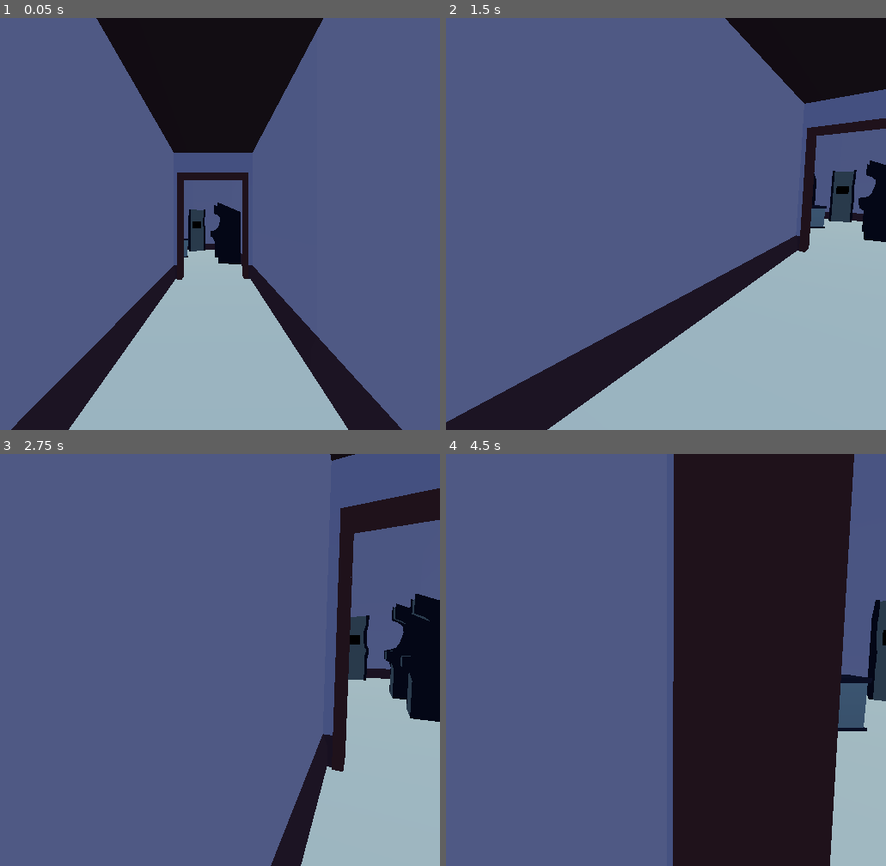
Above: before the commit, frames 1-4 (two rows, left to right).
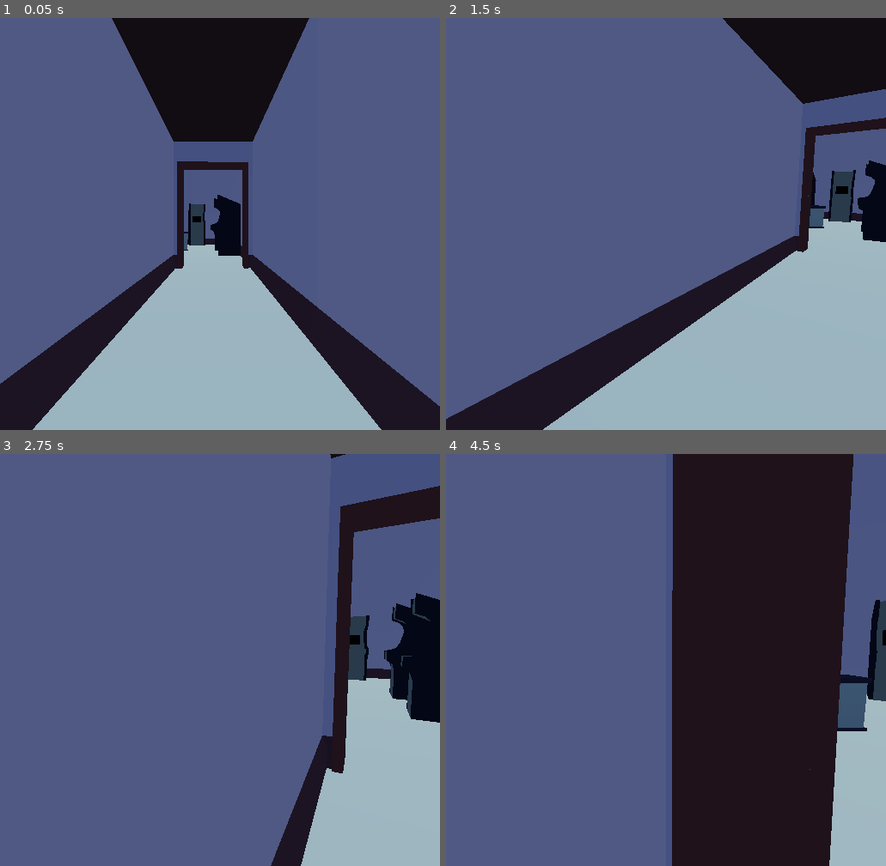
Above: after the commit, the same moments.

Repository: JCoMcL/pj10
Game: Godot game, scene res://arcade/Arcade.tscn
Same seed, same stepped clock (60 frames per second), same inputs: the game is played once before the commit and once after it. This scene is started directly instead of the project's main scene.
Inputs (mouse positions are in pixels of both pictures, inside the frame that each line leads up to):
- Up to frame 1 (0.05 s): no input
- Up to frame 2 (1.5 s): tap Enter (ui_accept) at 0.5, 0.77, 1.25 s; move the mouse to (762, 203) at 0.52 s; hold D (right) 0.53-1.28 s; hold Backspace (bomb) 0.53-1.28 s; click (762, 203) at 0.67 s; move the mouse to (644, 224) at 1.27 s; hold Up (ui_up) from 1.28 s (still down); tap Backspace (bomb) at 1.35 s
- Up to frame 3 (2.75 s): keep holding Up (ui_up); tap Enter (ui_accept) at 1.52 s; move the mouse to (228, 651) at 2.02 s; hold K (commit_self_die) from 2.03 s (still down); tap Backspace (bomb) at 2.3 s
- Up to frame 4 (4.5 s): keep holding Up (ui_up); move the mouse to (661, 668) at 2.77 s; release K (commit_self_die) at 2.78 s; tap Space (fire) at 2.85 s; click (661, 668) at 2.92 s; tap Enter (ui_accept) at 3.02, 3.77, 4.25 s; tap Backspace (bomb) at 3.05, 4.35 s; move the mouse to (696, 664) at 3.52 s; hold Backspace (bomb) 3.53-4.28 s; click (696, 664) at 3.6 s; move the mouse to (630, 655) at 4.27 s

The runs differ from the first frame. In frame 1, 14% of the frame differs, in the area x 0-100%, y 0-100%; in frame 2, 1.1%; in frame 3, 0.4%; in frame 4, 0.4%.

Commit message:
add some more vfx, fix some bugs

Diff:
--- a/project.godot
+++ b/project.godot
@@ -21,6 +21,7 @@
 Direction="*res://tools/direction.gd"
 GlobalSFXPlayer="*res://audio/sound_effects.gd"
 Fuckit="*res://tools/fuckit_bucket.gd"
+Vfx="*res://vfx/vfx.gd"
 
 [debug]
 
@@ -121,6 +122,7 @@
 
 [physics]
 
+common/physics_ticks_per_second=20
 common/physics_interpolation=true
 
 [rendering]
--- a/tools/cumer.gd
+++ b/tools/cumer.gd
@@ -14,13 +14,16 @@
 	t = 1.0/rate
 	f = callback
 
+func reset():
+	accum = 0
+
 func add(delta: float):
 	accum += delta
 	while accum > t:
 		accum -= t
 		f.call()
 
-func cycles_accumulated():
+func cycles_accumulated() -> int:
 	var _i = i
 	i = 0
 	return _i
--- a/units/players/lumi.gd
+++ b/units/players/lumi.gd
@@ -28,5 +28,4 @@
 func _process(delta):
 	super(delta)
 	if bomb_active_time() < 0.1:
-		print("shooting inhibited")
 		shoota.autoshoot = false
--- a/units/unit.gd
+++ b/units/unit.gd
@@ -61,6 +61,9 @@
 
 signal hit
 func _hit(damage: int = 1) -> int:
+	if not alive:
+		print("Warning: hit after death")
+		return 0
 	current_health -= damage
 	hit.emit()
 	if current_health <= 0:
--- a/units/weapons/beam.gd
+++ b/units/weapons/beam.gd
@@ -1,11 +1,11 @@
 extends Unit
 
 @export var max_range = 1000
-@export_range(0.001, 20, 0.1, "suffix:Hz") var hitrate = 1.0 #NOTE: limited by physics tick rate
+@export_range(0.001, 20, 0.1, "suffix:Hz") var hitrate = 1.0
 
 var line: Line2D
 var pq: PhysicsRayQueryParameters2D
-var timer: SceneTreeTimer
+var contact_effect: VFXSprite
 func _ready():
 	super()
 	pq = PhysicsRayQueryParameters2D.new()
@@ -15,6 +15,19 @@
 	line.add_point(Vector2.ZERO)
 	line.add_point(Vector2.ZERO)
 
+func wakeup():
+	super()
+	if not contact_effect:
+		contact_effect = Vfx.play_looping("scorch", self)
+		contact_effect.flip_v = true
+
+func _expire():
+	if contact_effect:
+		contact_effect.stop()
+		contact_effect = null
+	super()
+
+@onready var damage_cumer: Cumer = Cumer.new(hitrate)
 func _physics_process(delta: float) -> void:
 	super(delta)
 	pq.from = global_position
@@ -24,10 +37,15 @@
 	var result = get_world_2d().direct_space_state.intersect_ray(pq)
 	if result:
 		endpoint = result.position - global_position
-		if not (timer and timer.time_left):
+		damage_cumer.add(delta)
+		for i in range(damage_cumer.cycles_accumulated()):
 			handle_collision(result.collider)
-			timer = get_tree().create_timer(1.0/hitrate)
+	else:
+		damage_cumer.reset()
+
+			#await Vfx.play("pop", self, line.get_point_position(1))
 	line.set_point_position(1, endpoint / global_scale)
+	contact_effect.global_position = global_position + (line.get_point_position(1) * global_scale)
 
 func _get_configuration_warnings():
 	var out = super()
--- a/units/weapons/bullet.gd
+++ b/units/weapons/bullet.gd
@@ -3,10 +3,13 @@
 
 @export var payload: PackedScene
 @export var hit_sfx = "pip"
+@export var hit_vfx = "snap"
 
 func _expire():
 	if hit_sfx:
 		play_sfx(hit_sfx)
+	if hit_vfx:
+		Vfx.play(hit_vfx, self)
 	if not alive:
 		return
 	if payload_instance:
--- a/vfx/v_effect.gd
+++ b/vfx/v_effect.gd
@@ -1,12 +1,30 @@
 extends EffectSprite2D
 class_name VFXSprite
 
+var playing = false
+
 signal expire
 func _expire():
+	playing = false
 	expire.emit()
 
-func play(start_frame:int, end_frame:int, rate:float):
-	for i in range(end_frame - start_frame + 1):
-		frame = start_frame + i
-		await Utils.delay(1.0/rate)
+func stop():
+	playing = false
+
+func play(s: VFX.Subframes, loops:int = 1):
+	assert(not playing)
+	playing = true
+	while playing:
+		for i in range(s.end - s.start + 1):
+			frame = s.start + i
+			await Utils.delay(1.0/s.rate)
+			if not playing:
+				break
+		loops -= 1
+		if not playing:
+			break
+		playing = loops != 0 #therefore negative numbers loop infinitely
 	_expire()
+
+func _ready():
+	hframes = texture.get_size().x / texture.get_size().y
--- a/vfx/v_effect.tscn
+++ b/vfx/v_effect.tscn
@@ -5,6 +5,5 @@
 
 [node name="VEffect" type="Sprite2D"]
 texture = ExtResource("1_kb015")
-hframes = 7
 script = ExtResource("2_kb015")
 metadata/_custom_type_script = "uid://dfdmh2caox5my"
--- a/vfx/vfx.gd
+++ b/vfx/vfx.gd
@@ -2,23 +2,60 @@
 class_name VFX
 
 func acquire(at:Node2D, offset: Vector2=Vector2.ZERO) -> VFXSprite:
-	var vs: VFXSprite = await pool.next(at)
+	var vs: VFXSprite = pool.next(at)
 	assert(vs)
 	assert(at and is_instance_valid(at))
 	Game.add_to_playfield(vs, at)
 	vs.position += offset
-	vs.reset_physics_interpolation()
+	#vs.reset_physics_interpolation()
 	return vs
 
-func pop(at:Node2D, offset: Vector2=Vector2.ZERO) -> VFXSprite:
-	var vs:VFXSprite = await acquire(at, offset)
-	vs.play(effects.pop[0], effects.pop[1], 20)
+func get_animation(id: StringName) -> Subframes:
+	var anim = effects[id]
+	if anim is Array:
+		anim = anim.pick_random()
+	return anim
+
+func play(id: StringName, at:Node2D, offset: Vector2=Vector2.ZERO) -> VFXSprite:
+	var vs:VFXSprite = acquire(at, offset)
+	vs.play(get_animation(id))
 	return vs
+
+func play_looping(id: StringName, at:Node2D, offset: Vector2=Vector2.ZERO) -> VFXSprite:
+	var vs:VFXSprite = acquire(at, offset)
+	vs.play(get_animation(id), -1)
+	return vs
+
+class Subframes:
+	var start: int
+	var end: int
+	var rate: int
+	func _init(start, end, rate=20):
+		self.start = start
+		self.end = end
+		self.rate = rate
 
 var json = preload("res://vfx/vfx.json")
 var effects: Dictionary
 var pool: Pool
 func _ready():
 	pool=Pool.new(preload("res://vfx/v_effect.tscn"), 16)
+
+	var r = RegEx.new()
+	r.compile("[^0-9]+")
 	for tag in json.data.meta.frameTags:
-		effects[tag.name] = [int(tag.from), int(tag.to)]
+		var k = r.search(tag.name).get_string()
+		var v = Subframes.new(
+			int(tag.from),
+			int(tag.to),
+			tag.data if tag.has("data") else 20
+		)
+		if k != tag.name: # contains numbers and is therefore part of a group
+			if effects.has(k):
+				assert(effects[k] is Array)
+				effects[k].append(v)
+			else:
+				effects[k] = [v]
+		else:
+			effects[tag.name] = v
+	print("Compiled vfx table:\n%s" % effects)
--- a/vfx/vfx.json
+++ b/vfx/vfx.json
@@ -1,5 +1,5 @@
 { "frames": {
-   "pulse_0": {
+   "vfx 0.aseprite": {
 	"frame": { "x": 0, "y": 0, "w": 16, "h": 16 },
 	"rotated": false,
 	"trimmed": false,
@@ -7,7 +7,7 @@
 	"sourceSize": { "w": 16, "h": 16 },
 	"duration": 100
    },
-   "pulse_1": {
+   "vfx 1.aseprite": {
 	"frame": { "x": 16, "y": 0, "w": 16, "h": 16 },
 	"rotated": false,
 	"trimmed": false,
@@ -15,7 +15,7 @@
 	"sourceSize": { "w": 16, "h": 16 },
 	"duration": 100
    },
-   "pulse_2": {
+   "vfx 2.aseprite": {
 	"frame": { "x": 32, "y": 0, "w": 16, "h": 16 },
 	"rotated": false,
 	"trimmed": false,
@@ -23,7 +23,7 @@
 	"sourceSize": { "w": 16, "h": 16 },
 	"duration": 100
    },
-   "pulse_3": {
+   "vfx 3.aseprite": {
 	"frame": { "x": 48, "y": 0, "w": 16, "h": 16 },
 	"rotated": false,
 	"trimmed": false,
@@ -31,7 +31,7 @@
 	"sourceSize": { "w": 16, "h": 16 },
 	"duration": 100
    },
-   "pop_0": {
+   "vfx 4.aseprite": {
 	"frame": { "x": 64, "y": 0, "w": 16, "h": 16 },
 	"rotated": false,
 	"trimmed": false,
@@ -39,7 +39,7 @@
 	"sourceSize": { "w": 16, "h": 16 },
 	"duration": 100
    },
-   "pop_1": {
+   "vfx 5.aseprite": {
 	"frame": { "x": 80, "y": 0, "w": 16, "h": 16 },
 	"rotated": false,
 	"trimmed": false,
@@ -47,8 +47,88 @@
 	"sourceSize": { "w": 16, "h": 16 },
 	"duration": 100
    },
-   "pop_2": {
+   "vfx 6.aseprite": {
 	"frame": { "x": 96, "y": 0, "w": 16, "h": 16 },
+	"rotated": false,
+	"trimmed": false,
+	"spriteSourceSize": { "x": 0, "y": 0, "w": 16, "h": 16 },
+	"sourceSize": { "w": 16, "h": 16 },
+	"duration": 100
+   },
+   "vfx 7.aseprite": {
+	"frame": { "x": 112, "y": 0, "w": 16, "h": 16 },
+	"rotated": false,
+	"trimmed": false,
+	"spriteSourceSize": { "x": 0, "y": 0, "w": 16, "h": 16 },
+	"sourceSize": { "w": 16, "h": 16 },
+	"duration": 100
+   },
+   "vfx 8.aseprite": {
+	"frame": { "x": 128, "y": 0, "w": 16, "h": 16 },
+	"rotated": false,
+	"trimmed": false,
+	"spriteSourceSize": { "x": 0, "y": 0, "w": 16, "h": 16 },
+	"sourceSize": { "w": 16, "h": 16 },
+	"duration": 100
+   },
+   "vfx 9.aseprite": {
+	"frame": { "x": 144, "y": 0, "w": 16, "h": 16 },
+	"rotated": false,
+	"trimmed": false,
+	"spriteSourceSize": { "x": 0, "y": 0, "w": 16, "h": 16 },
+	"sourceSize": { "w": 16, "h": 16 },
+	"duration": 100
+   },
+   "vfx 10.aseprite": {
+	"frame": { "x": 160, "y": 0, "w": 16, "h": 16 },
+	"rotated": false,
+	"trimmed": false,
+	"spriteSourceSize": { "x": 0, "y": 0, "w": 16, "h": 16 },
+	"sourceSize": { "w": 16, "h": 16 },
+	"duration": 100
+   },
+   "vfx 11.aseprite": {
+	"frame": { "x": 176, "y": 0, "w": 16, "h": 16 },
+	"rotated": false,
+	"trimmed": false,
+	"spriteSourceSize": { "x": 0, "y": 0, "w": 16, "h": 16 },
+	"sourceSize": { "w": 16, "h": 16 },
+	"duration": 100
+   },
+   "vfx 12.aseprite": {
+	"frame": { "x": 192, "y": 0, "w": 16, "h": 16 },
+	"rotated": false,
+	"trimmed": false,
+	"spriteSourceSize": { "x": 0, "y": 0, "w": 16, "h": 16 },
+	"sourceSize": { "w": 16, "h": 16 },
+	"duration": 100
+   },
+   "vfx 13.aseprite": {
+	"frame": { "x": 208, "y": 0, "w": 16, "h": 16 },
+	"rotated": false,
+	"trimmed": false,
+	"spriteSourceSize": { "x": 0, "y": 0, "w": 16, "h": 16 },
+	"sourceSize": { "w": 16, "h": 16 },
+	"duration": 100
+   },
+   "vfx 14.aseprite": {
+	"frame": { "x": 224, "y": 0, "w": 16, "h": 16 },
+	"rotated": false,
+	"trimmed": false,
+	"spriteSourceSize": { "x": 0, "y": 0, "w": 16, "h": 16 },
+	"sourceSize": { "w": 16, "h": 16 },
+	"duration": 100
+   },
+   "vfx 15.aseprite": {
+	"frame": { "x": 240, "y": 0, "w": 16, "h": 16 },
+	"rotated": false,
+	"trimmed": false,
+	"spriteSourceSize": { "x": 0, "y": 0, "w": 16, "h": 16 },
+	"sourceSize": { "w": 16, "h": 16 },
+	"duration": 100
+   },
+   "vfx 16.aseprite": {
+	"frame": { "x": 256, "y": 0, "w": 16, "h": 16 },
 	"rotated": false,
 	"trimmed": false,
 	"spriteSourceSize": { "x": 0, "y": 0, "w": 16, "h": 16 },
@@ -61,11 +141,19 @@
   "version": "1.3.5-dev",
   "image": "vfx.png",
   "format": "I8",
-  "size": { "w": 112, "h": 16 },
+  "size": { "w": 272, "h": 16 },
   "scale": "1",
   "frameTags": [
-   { "name": "pulse", "from": 0, "to": 3, "direction": "forward", "color": "#000000ff" },
-   { "name": "pop", "from": 4, "to": 6, "direction": "forward", "color": "#000000ff" }
+   { "name": "pulse", "from": 0, "to": 3, "direction": "forward", "repeat": "1", "color": "#000000ff" },
+   { "name": "pop", "from": 4, "to": 6, "direction": "forward", "repeat": "1", "color": "#000000ff" },
+   { "name": "snap0", "from": 7, "to": 9, "direction": "forward", "repeat": "1", "color": "#000000ff" },
+   { "name": "snap1", "from": 10, "to": 12, "direction": "forward", "repeat": "1", "color": "#000000ff" },
+   { "name": "scorch", "from": 13, "to": 16, "direction": "forward", "color": "#000000ff", "data": "12" }
+  ],
+  "layers": [
+   { "name": "Layer 1", "opacity": 255, "blendMode": "normal" }
+  ],
+  "slices": [
   ]
  }
 }
--- a/waves/wave.gd
+++ b/waves/wave.gd
@@ -20,6 +20,9 @@
 func nudge(n: Node2D, x=0.0, y=0.0):
 	n.position += Vector2(x,y)
 	n.reset_physics_interpolation()
+
+func splash(n: Node2D):
+	Vfx.play("pulse", n)
 
 # --- Spawning ---
 
@@ -76,10 +79,13 @@
 	await Utils.delay(6)
 	await spawn_right_interceptors()
 	await Utils.delay(15)
-	await spawn_chain(marten, "CenterSpawn", 2, 2.0, spread)
+	var f = func(n:Node2D):
+		spread(n)
+		splash(n)
+	await spawn_chain(marten, "CenterSpawn", 2, 2.0, f)
 	await Utils.delay(5)
-	spawn_at(marten, "PincerSpawn")
+	spawn_at(marten, "PincerSpawn", f)
 	await Utils.delay(1)
-	spawn_at(marten, "PincerSpawn_M")
+	spawn_at(marten, "PincerSpawn_M", f)
 
 	finish_up()
Binary file changed: vfx/vfx.aseprite
Binary file changed: vfx/vfx.png
